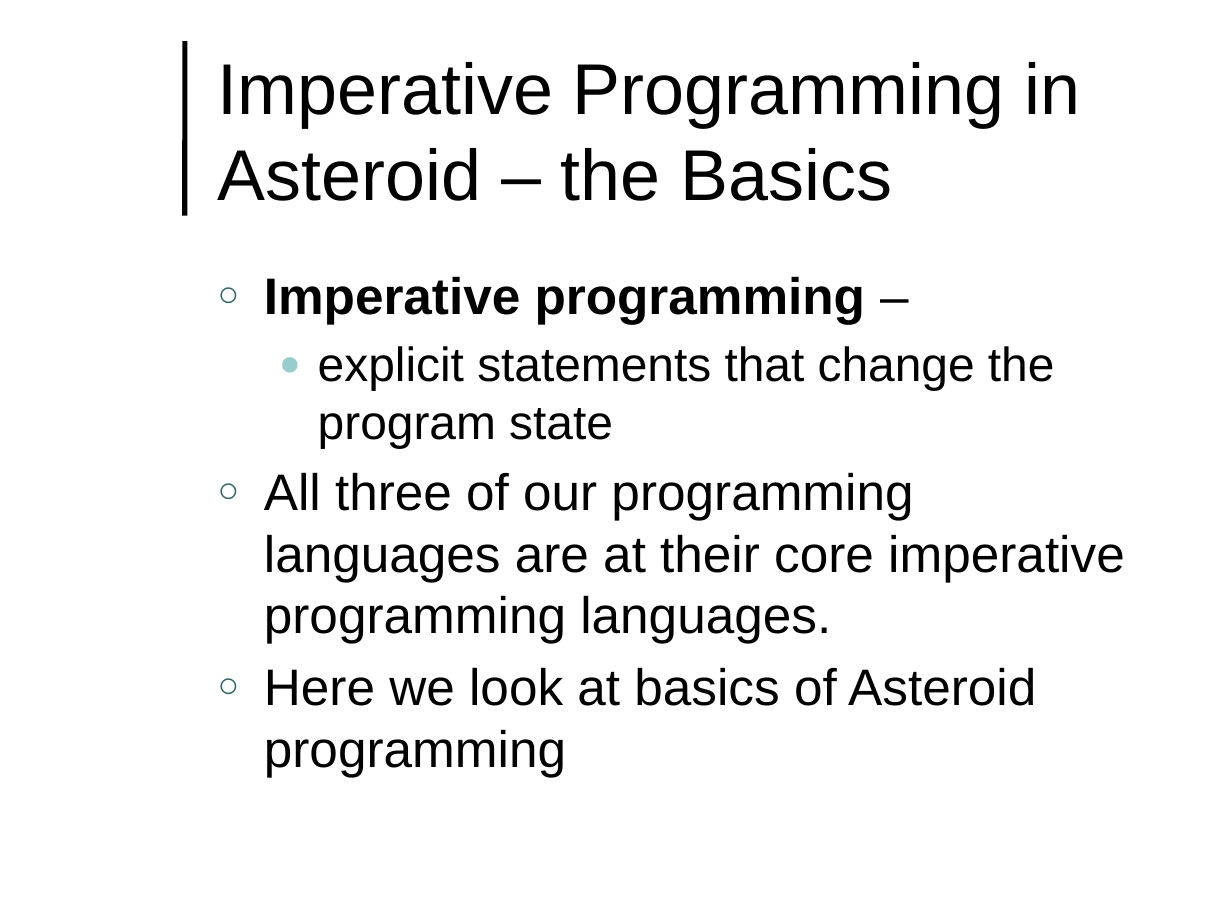
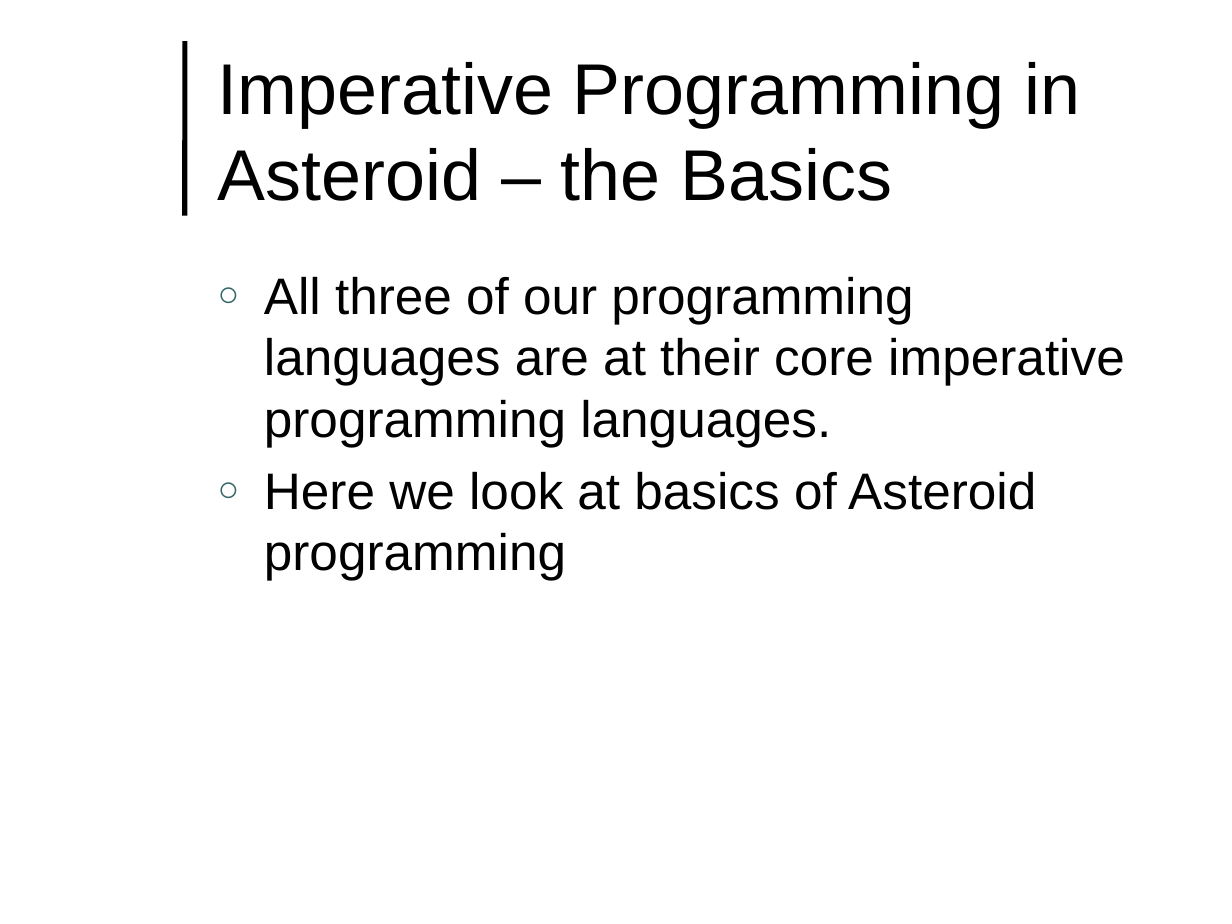
Before and after one commit to lutzhamel/CSC493, a slide deck: slide 2 of notes/csc493-ln002.pptx (slide 1 before the commit). Drawn at 1232x924 pixels with LibreOffice and Linux fonts; fonts in the diff are those of the drawing; background and template pictures are left out. Boxes give left, top, right and bottom in pixels: in the first picture for what was removed or moved away, otherwise in the second. Text is boxed around its words. In the diff, an @@ line names an element or a change of style, - is before the commit and + after.

```diff
--- a/notes/csc493-ln002.pptx
+++ b/notes/csc493-ln002.pptx
@@ text at [264, 276, 1055, 448]: paragraphs removed @@
-○ Imperative programming –
-  ● explicit statements that change the program state
```
Also in this commit, not shown: 4 other slides changed, 2 slides added, 25 other files.
